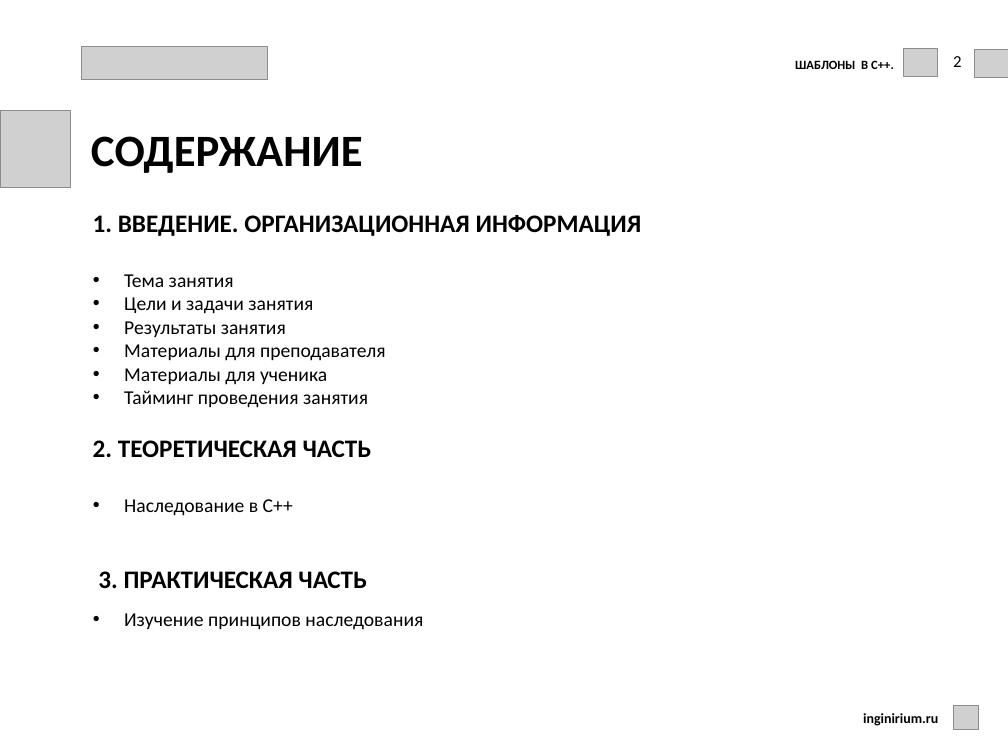
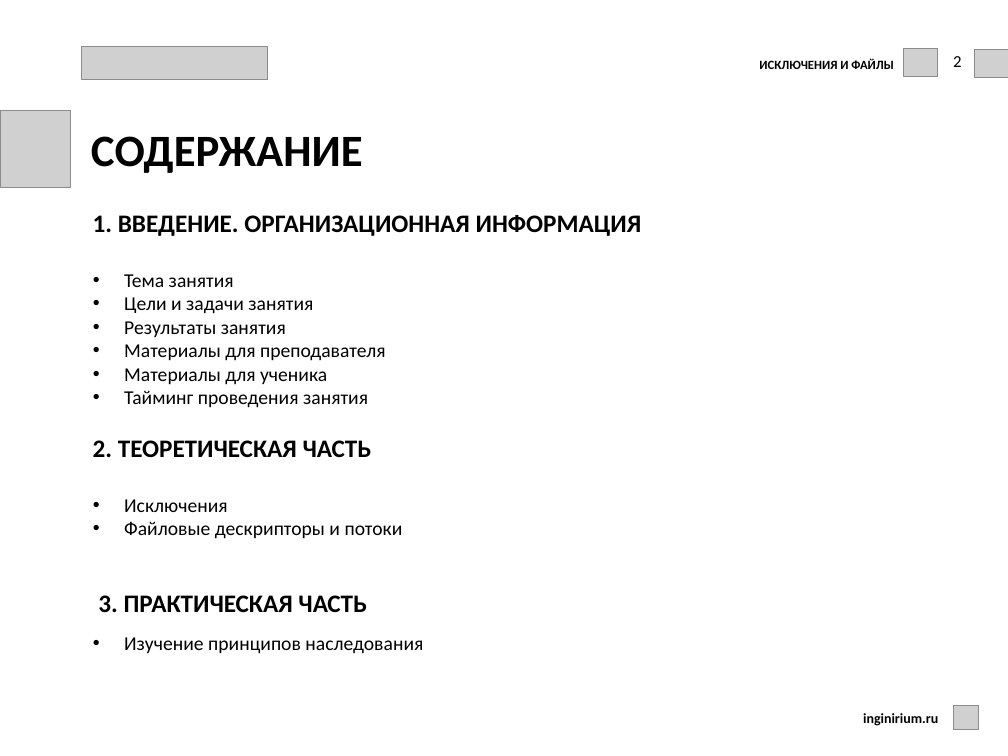
Before and after one commit to kprmk/Cpp, a slide deck: slide 2 of lessons_I/9-11/les_11/les_11_exceptions_file.pptx. Drawn at 1008x756 pixels with LibreOffice and Linux fonts; fonts in the diff are those of the drawing; grey boxes stand for pictures; background and template pictures are left out. Boxes give left, top, right and bottom in pixels: in the first picture for what was removed or moved away, otherwise in the second. Text is boxed around its words. In the diff, an @@ line names an element or a change of style, - is before the commit and + after.

```diff
--- a/lessons_I/9-11/les_11/les_11_exceptions_file.pptx
+++ b/lessons_I/9-11/les_11/les_11_exceptions_file.pptx
@@ text at bbox=[759, 58, 893, 69]: text changed @@
-ШАБЛОНЫ В С++.
+ИСКЛЮЧЕНИЯ И ФАЙЛЫ
@@ text at bbox=[124, 499, 403, 539]: text changed @@
-• Наследование в С++
+• Исключения
+• Файловые дескрипторы и потоки
```
Also in this commit, not shown: 16 other slides changed, 2 slides removed, 45 other files.
